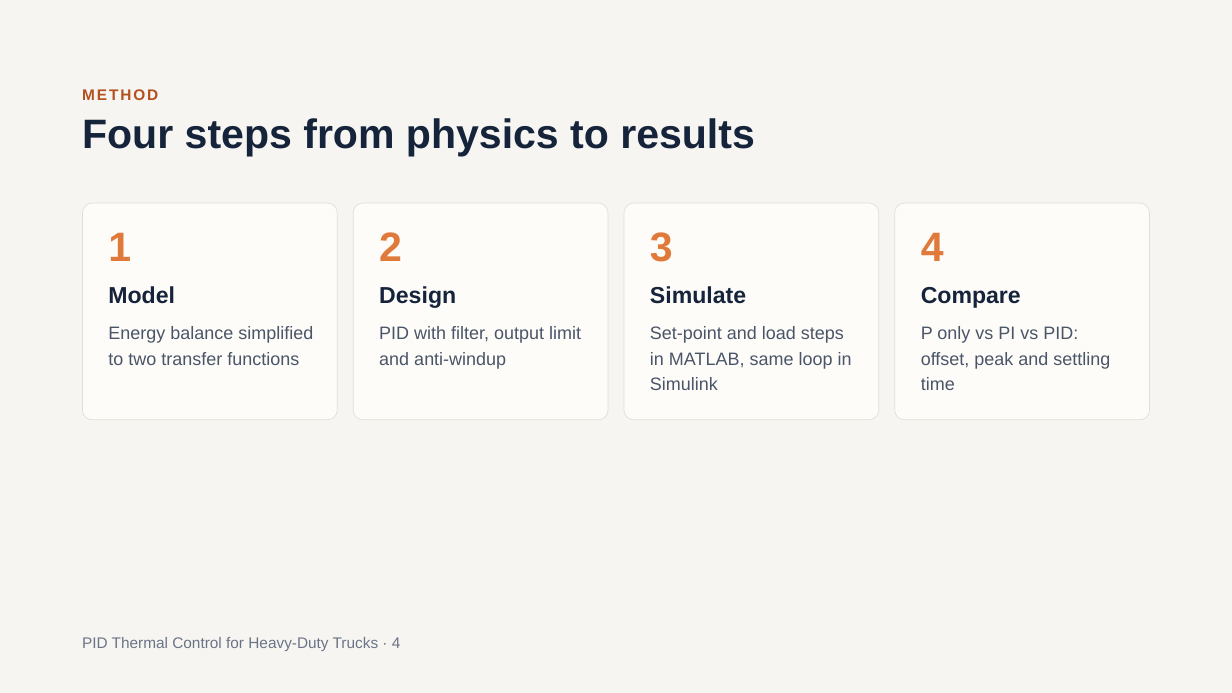
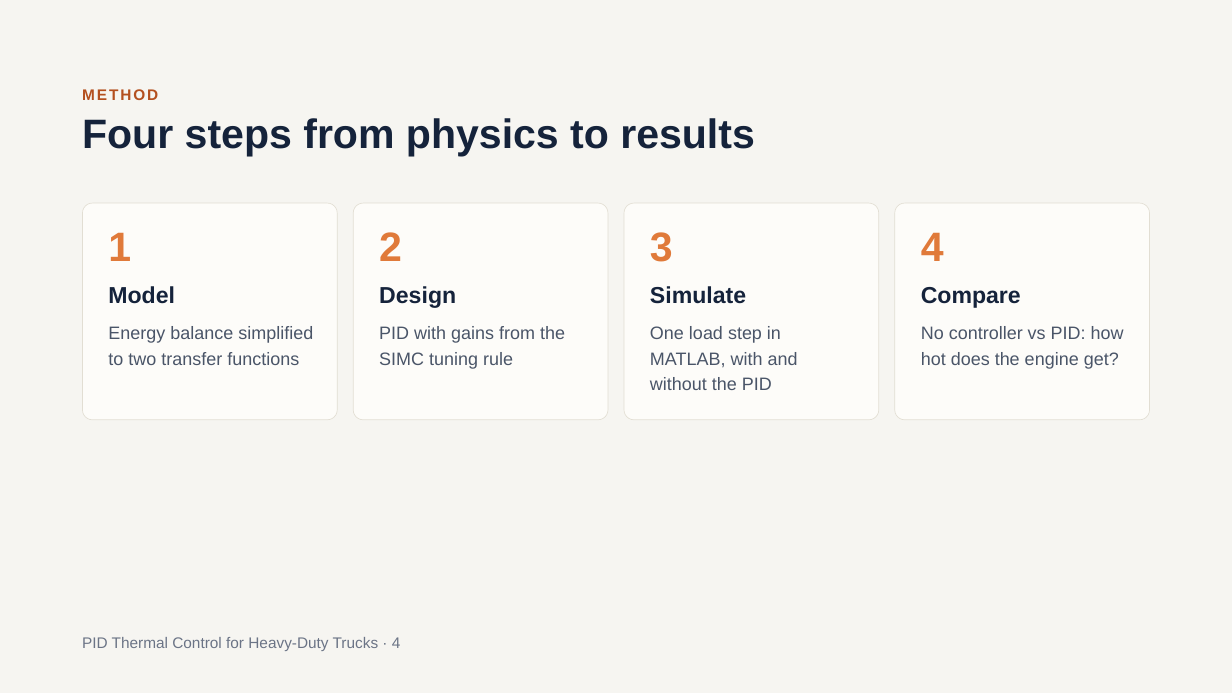
Before and after one commit to SushanthBibi/PID-Cooling-matlab, a slide deck: slide 4 of PID_Thermal_Control_for_Heavy-Duty_Trucks_v2.pptx. Drawn at 1232x693 pixels with LibreOffice and Linux fonts; fonts in the diff are those of the drawing. Boxes give left, top, right and bottom in pixels: in the first picture for what was removed or moved away, otherwise in the second. Text is boxed around its words. In the diff, an @@ line names an element or a change of style, - is before the commit and + after.

```diff
--- a/PID_Thermal_Control_for_Heavy-Duty_Trucks_v2.pptx
+++ b/PID_Thermal_Control_for_Heavy-Duty_Trucks_v2.pptx
@@ text at box(379, 326, 565, 369): text changed @@
-PID with filter, output limit and anti-windup
+PID with gains from the SIMC tuning rule
@@ text at box(650, 326, 798, 390): text changed @@
-Set-point and load steps in MATLAB, same loop in Simulink
+One load step in MATLAB, with and without the PID
@@ text at box(921, 326, 1124, 369): text changed @@
-P only vs PI vs PID: offset, peak and settling time
+No controller vs PID: how hot does the engine get?
```
Also in this commit, not shown: 8 other slides changed, 1 slide removed.
